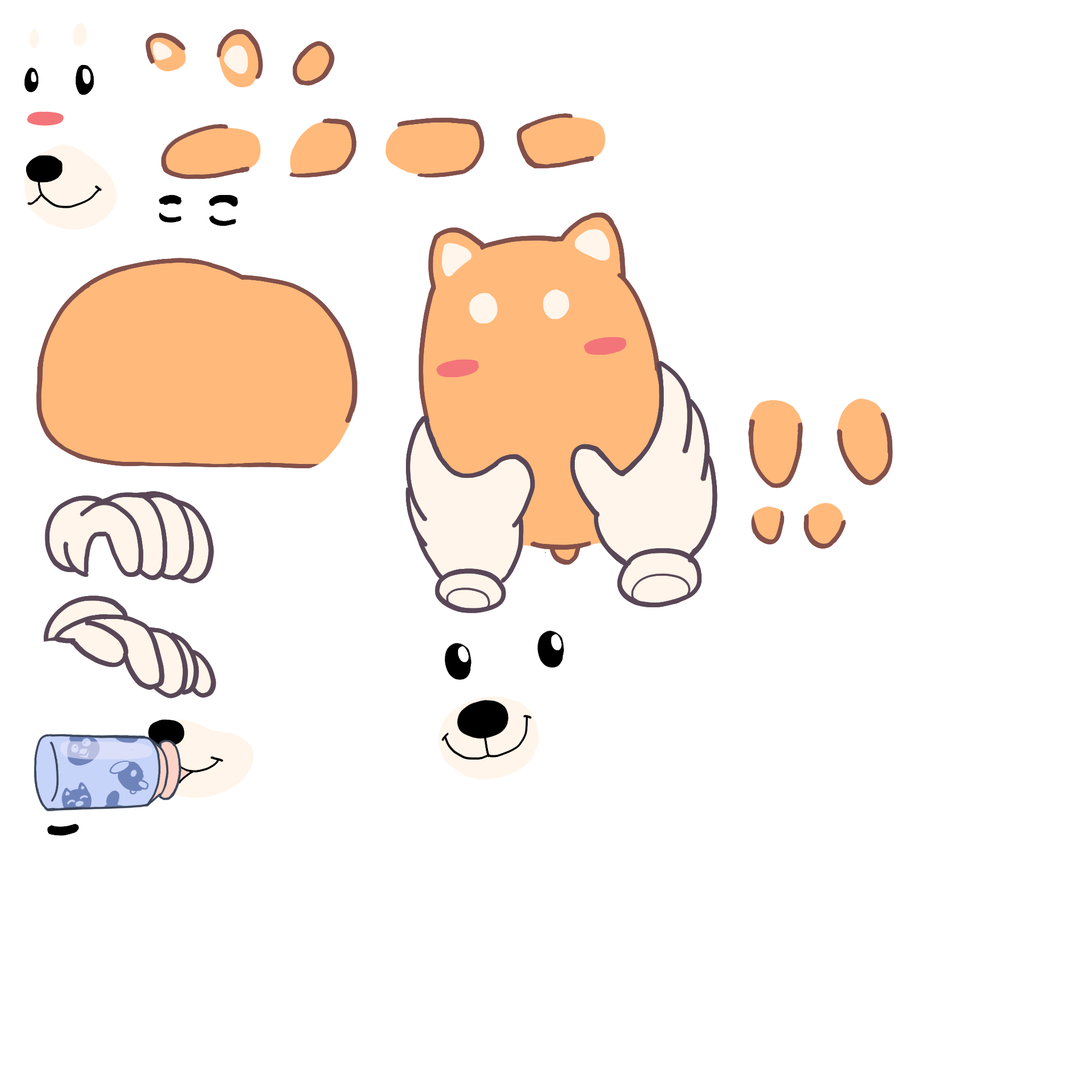
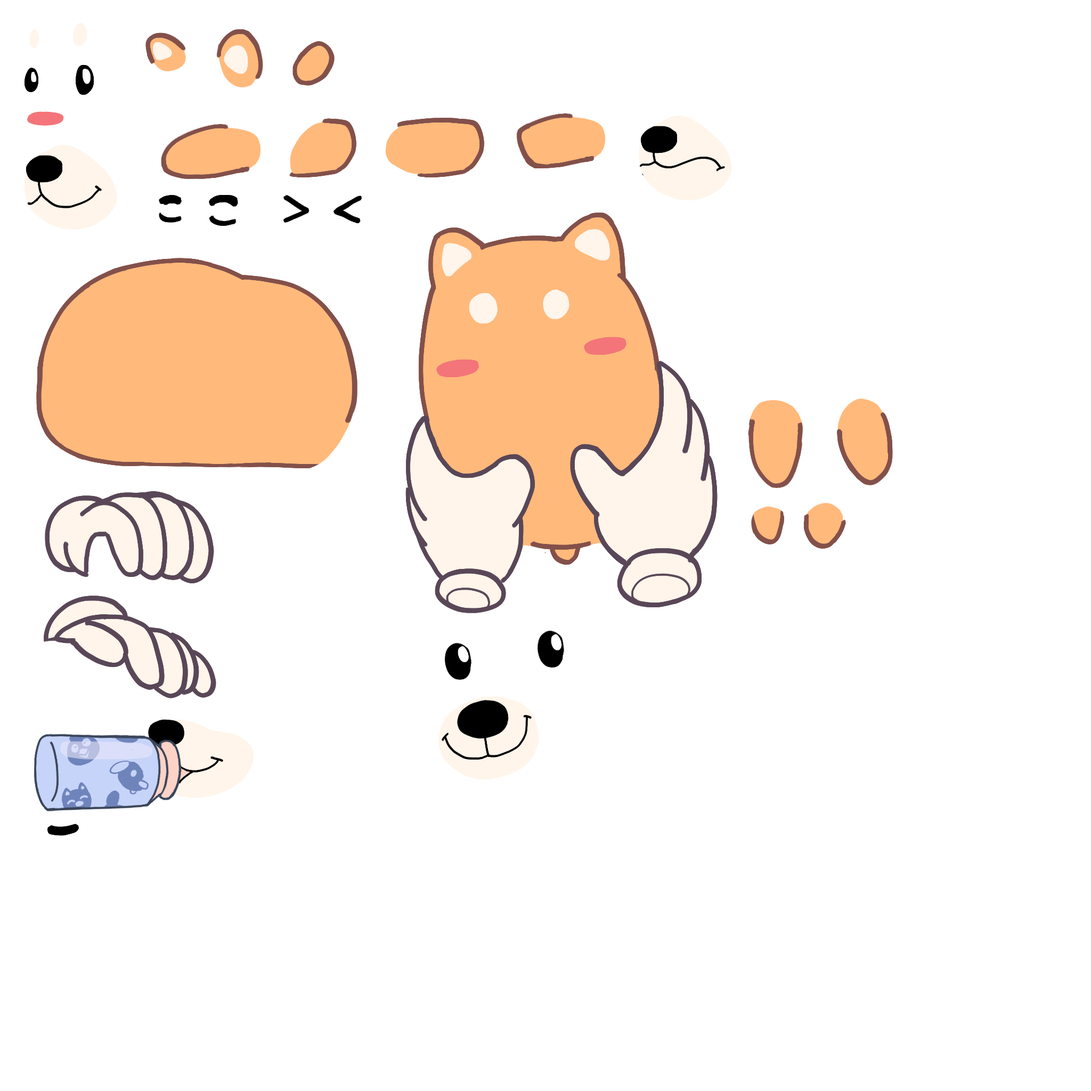
Layered file, before and after one edit (1091 x 1091). Changes by layer:
added layer "Layer 18 copy 2" in group "sprites" over [639, 115, 733, 201]
painted on "Layer 20" over [283, 195, 362, 224]
